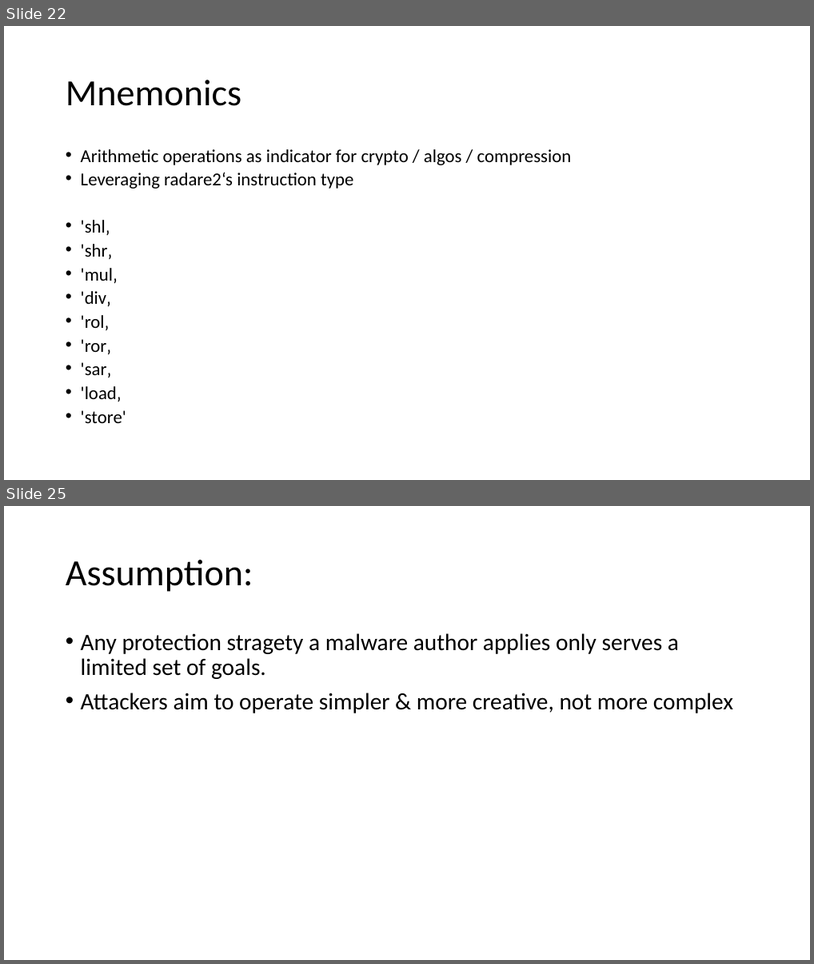
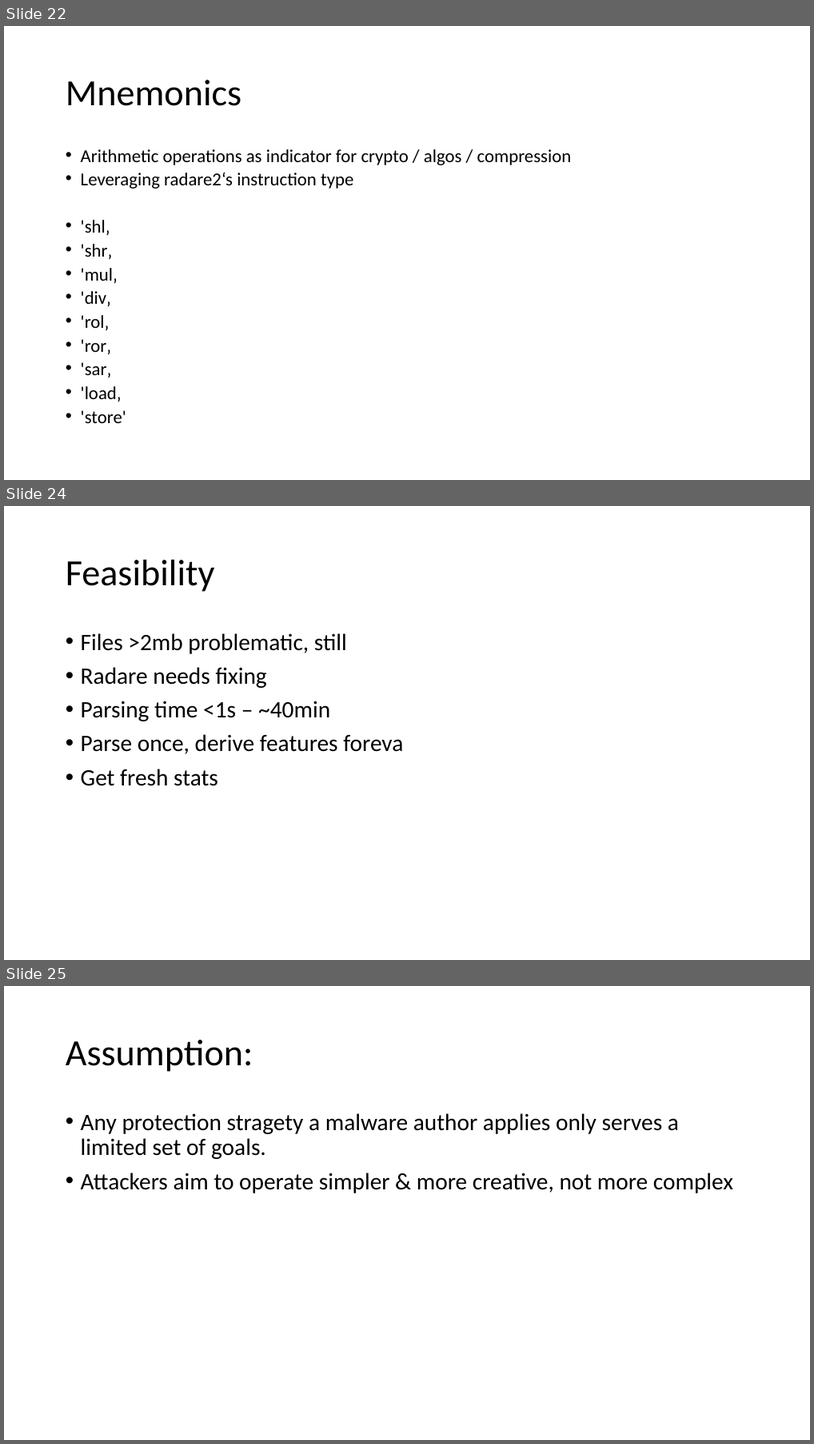
Before and after one commit to pinkflawd/IoCannon, a slide deck: draft.pptx. Shown one above the other, each under a label of ours: slides 22 and 25 before the commit, slides 22, 24 and 25 after it; the slides between them are not shown. The pictures are 814x964 and 814x1444 pixels, drawn with LibreOffice and Linux fonts; fonts in the diff are those of the drawing. Boxes give left, top, right and bottom in pixels: in the first picture for what was removed or moved away, otherwise in the second. Text is boxed around its words. In the diff, an @@ line names an element or a change of style, - is before the commit and + after.

```diff
--- a/draft.pptx
+++ b/draft.pptx
@@ slide 24 added at <box>4,506,810,960</box>, background #FFFFFF @@
@@ title added at <box>66,560,215,592</box>, 44 pt, text #000000 @@
+Feasibility
@@ text added at <box>81,633,403,786</box>, 28 pt, text #000000 @@
+• Files >2mb problematic, still
+• Radare needs fixing
+• Parsing time <1s – ~40min
+• Parse once, derive features foreva
+• Get fresh stats
```
Also in this commit, not shown: 1 slide changed, 2 other slides added, 2 slides removed.
